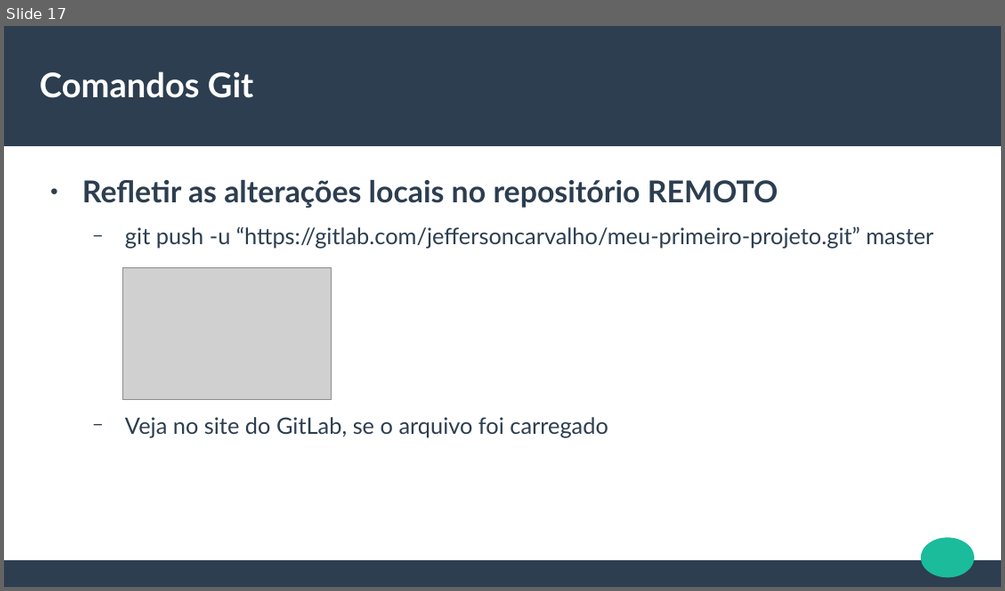
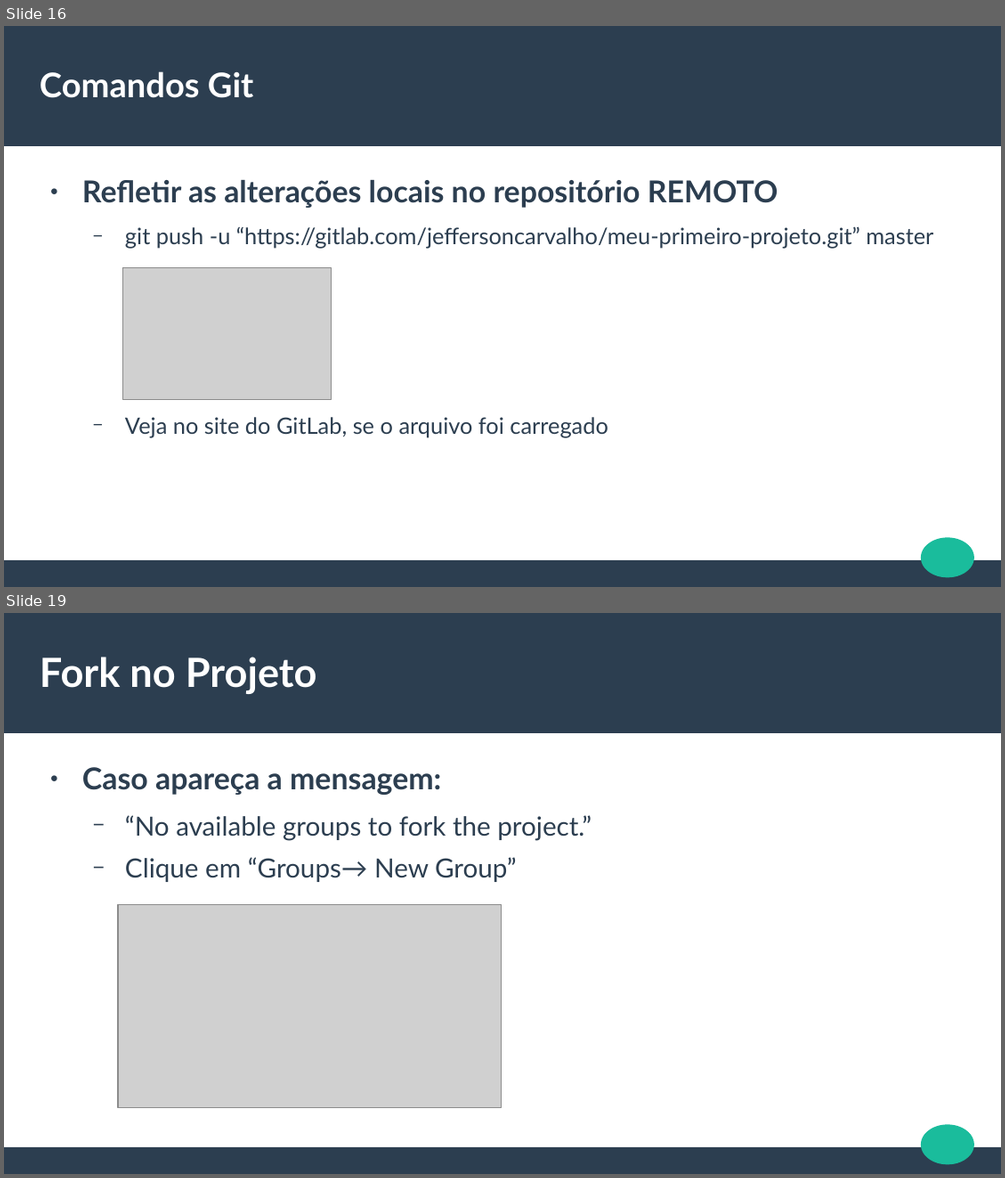
Before and after one commit to jeffersoncarvalho/aps-2020_2, a slide deck: SLIDES/ODP/EXTRA-GitLab.odp. Shown one above the other, each under a label of ours: slide 17 before the commit, slides 16 and 19 after it; the slides between them are not shown. The pictures are 1005x591 and 1005x1178 pixels, drawn with LibreOffice and Linux fonts; fonts in the diff are those of the drawing; grey boxes stand for pictures. Boxes give left, top, right and bottom in pixels: in the first picture for what was removed or moved away, otherwise in the second. Text is boxed around its words. In the diff, an @@ line names an element or a change of style, - is before the commit and + after.

```diff
--- a/SLIDES/ODP/EXTRA-GitLab.odp
+++ b/SLIDES/ODP/EXTRA-GitLab.odp
@@ slide 19 added at bbox=[4, 613, 1001, 1174], background #FFFFFF; not listed: 3 template elements that a slide beside it also shows @@
@@ title added at bbox=[40, 657, 317, 694], 32 pt, text #FFFFFF, bold @@
+Fork no Projeto
@@ text added at bbox=[82, 767, 591, 882], 21 pt, text #2C3E50 @@
+● Caso apareça a mensagem:
+  − “No available groups to fork the project.”
+  − Clique em “Groups→ New Group”
@@ picture added at bbox=[118, 905, 501, 1108] @@
@@ what was slide 17 is now slide 16 @@
```
Also in this commit, not shown: 1 slide changed, 3 other slides added, 3 slides removed.
